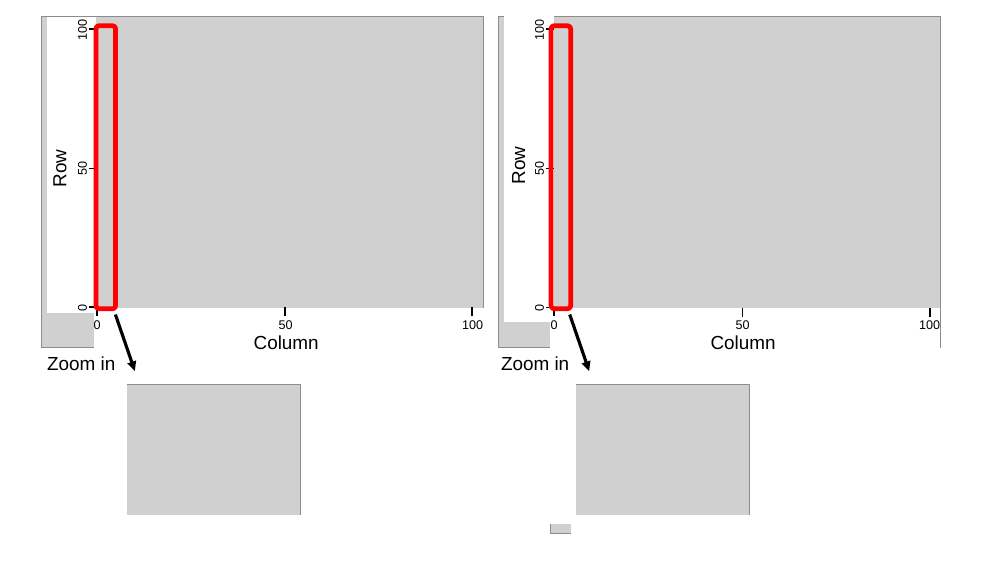
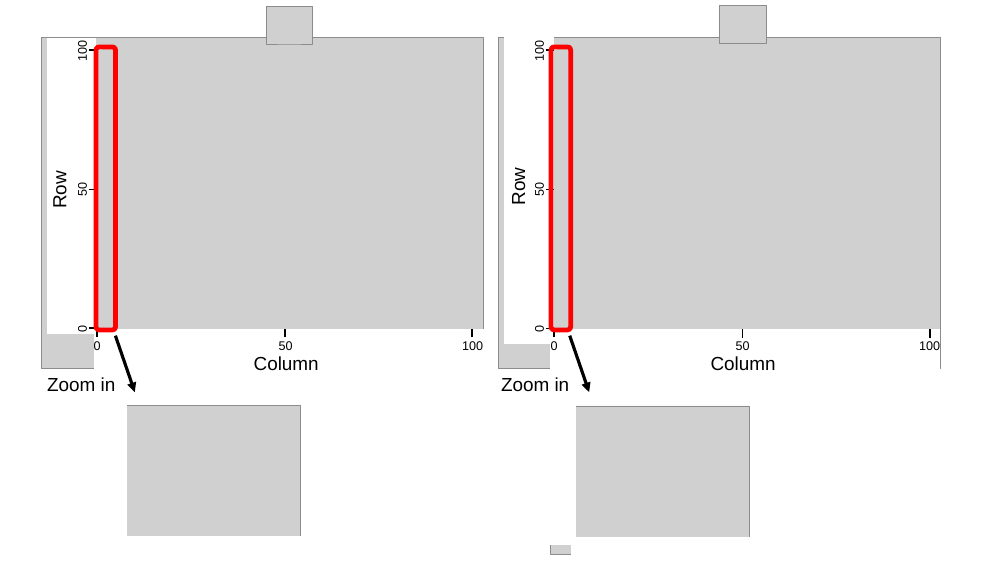
Before and after one commit to f-hasubo/paperTemplate, a slide deck: slide 35 of thesis5ECTemplate/conponent/fig_pdf/graph1.pptx. Drawn at 1008x567 pixels with LibreOffice and Linux fonts; fonts in the diff are those of the drawing; grey boxes stand for pictures. Boxes give left, top, right and bottom in pixels: in the first picture for what was removed or moved away, otherwise in the second. Text is boxed around its words. In the diff, an @@ line names an element or a change of style, - is before the commit and + after.

```diff
--- a/thesis5ECTemplate/conponent/fig_pdf/graph1.pptx
+++ b/thesis5ECTemplate/conponent/fig_pdf/graph1.pptx
@@ picture added at [266,6,312,44] @@
@@ picture added at [720,5,766,43] @@
@@ 18 texts, 12 lines, 8 rectangles, 4 pictures, 2 rounded rectangles, 2 arrows: place and size @@
-18 texts, 12 lines, 8 rectangles, 4 pictures, 2 rounded rectangles, 2 arrows at [42,2,941,547]
+18 texts, 12 lines, 8 rectangles, 4 pictures, 2 rounded rectangles, 2 arrows at [42,23,941,567]
```
Also in this commit, not shown: 3 other slides changed, 19 other files.
